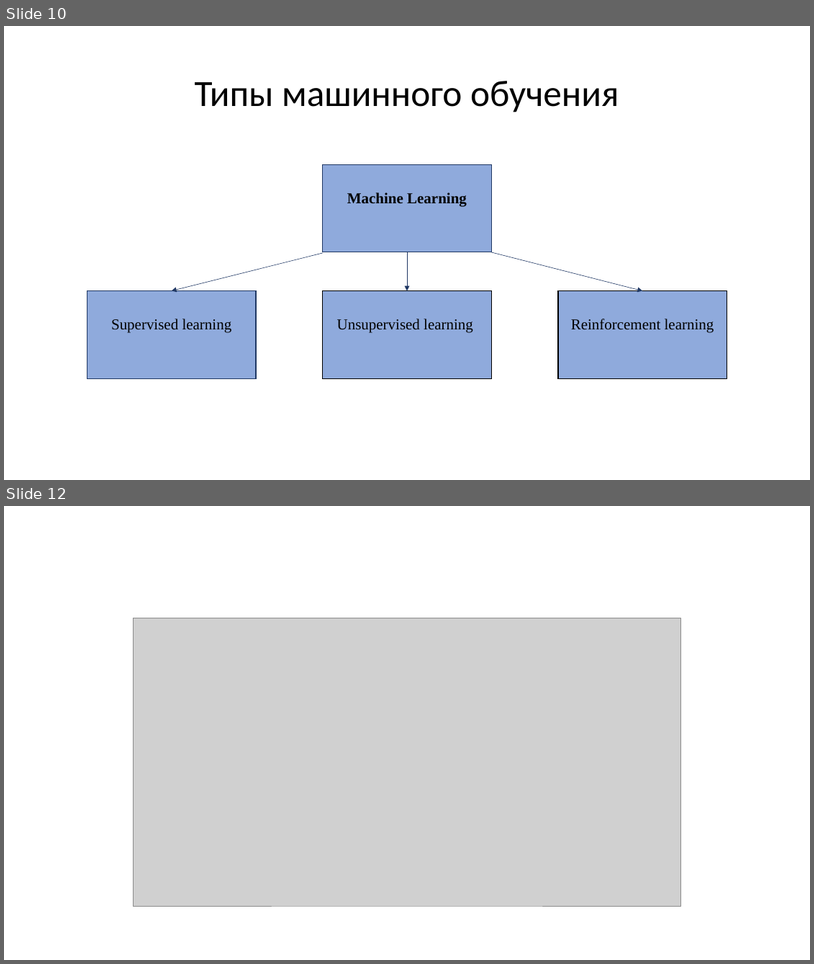
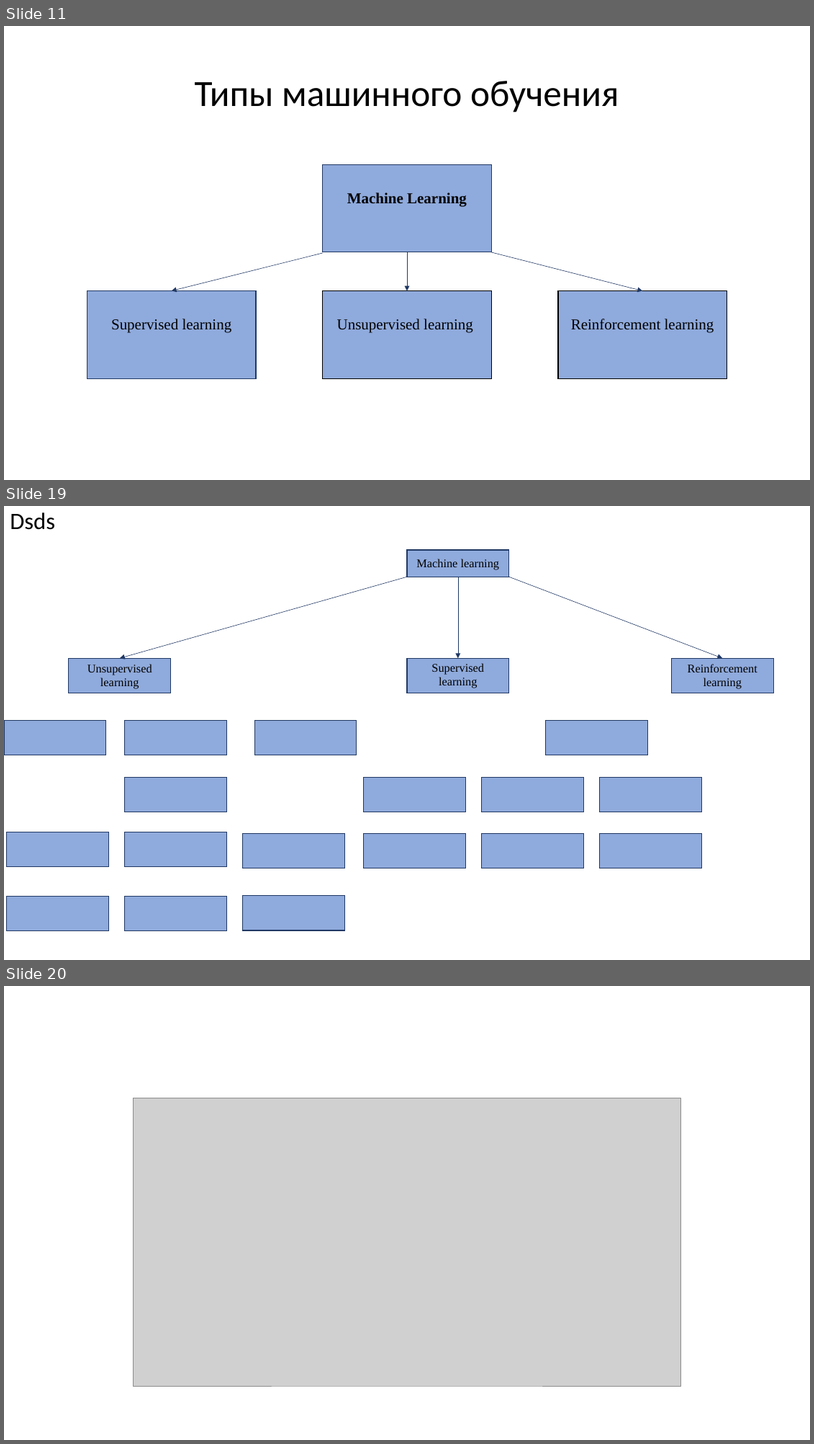
Before and after one commit to nikitapolozok/math_and_computer_science_materials, a slide deck: summary.pptx. Shown one above the other, each under a label of ours: slides 10 and 12 before the commit, slides 11, 19 and 20 after it; the slides between them are not shown. The pictures are 814x964 and 814x1444 pixels, drawn with LibreOffice and Linux fonts; fonts in the diff are those of the drawing; grey boxes stand for pictures. Boxes give left, top, right and bottom in pixels: in the first picture for what was removed or moved away, otherwise in the second. Text is boxed around its words. In the diff, an @@ line names an element or a change of style, - is before the commit and + after.

```diff
--- a/summary.pptx
+++ b/summary.pptx
@@ slide 19 added at [4, 506, 810, 960], background #FFFFFF @@
@@ text added at [10, 512, 55, 530], 28 pt, text #000000 @@
+Dsds
@@ rectangle added at [407, 550, 509, 577], fill #8FAADC, outline #203864 1 pt @@
@@ text added at [417, 559, 500, 570], 14 pt, text #000000 @@
+Machine learning
@@ arrow added from (407, 577) to (119, 658), #203864 0.5 pt @@
@@ arrow added from (458, 577) to (458, 658), #203864 0.5 pt @@
@@ arrow added from (509, 577) to (723, 658), #203864 0.5 pt @@
@@ rectangle added at [69, 658, 171, 692], fill #8FAADC, outline #203864 1 pt @@
@@ text added at [88, 664, 152, 689], 14 pt, text #000000 @@
+Unsupervised learning
@@ rectangle added at [407, 658, 509, 692], fill #8FAADC, outline #203864 1 pt @@
@@ text added at [432, 663, 484, 688], 14 pt, text #000000 @@
+Supervised learning
@@ rectangle added at [672, 658, 774, 692], fill #8FAADC, outline #203864 1 pt @@
@@ text added at [688, 664, 758, 689], 14 pt, text #000000 @@
+Reinforcement learning
@@ rectangle added at [4, 721, 106, 755], fill #8FAADC, outline #203864 1 pt @@
@@ rectangle added at [125, 721, 227, 755], fill #8FAADC, outline #203864 1 pt @@
@@ rectangle added at [255, 721, 358, 755], fill #8FAADC, outline #203864 1 pt @@
@@ rectangle added at [546, 720, 648, 754], fill #8FAADC, outline #203864 1 pt @@
@@ rectangle added at [125, 777, 227, 811], fill #8FAADC, outline #203864 1 pt @@
@@ rectangle added at [364, 777, 466, 811], fill #8FAADC, outline #203864 1 pt @@
@@ rectangle added at [482, 777, 584, 811], fill #8FAADC, outline #203864 1 pt @@
@@ rectangle added at [600, 777, 702, 811], fill #8FAADC, outline #203864 1 pt @@
@@ rectangle added at [6, 831, 108, 866], fill #8FAADC, outline #203864 1 pt @@
@@ rectangle added at [125, 831, 227, 866], fill #8FAADC, outline #203864 1 pt @@
@@ rectangle added at [243, 834, 345, 867], fill #8FAADC, outline #203864 1 pt @@
@@ rectangle added at [364, 834, 466, 867], fill #8FAADC, outline #203864 1 pt @@
@@ rectangle added at [482, 834, 584, 867], fill #8FAADC, outline #203864 1 pt @@
@@ rectangle added at [600, 834, 702, 867], fill #8FAADC, outline #203864 1 pt @@
@@ rectangle added at [6, 896, 108, 930], fill #8FAADC, outline #203864 1 pt @@
@@ rectangle added at [125, 896, 227, 930], fill #8FAADC, outline #203864 1 pt @@
@@ rectangle added at [243, 896, 345, 930], fill #8FAADC, outline #203864 1 pt @@
@@ what was slide 10 is now slide 11 @@
@@ what was slide 12 is now slide 20 @@
```
Also in this commit, not shown: 2 slides changed, 9 other slides added, 5 slides removed.
